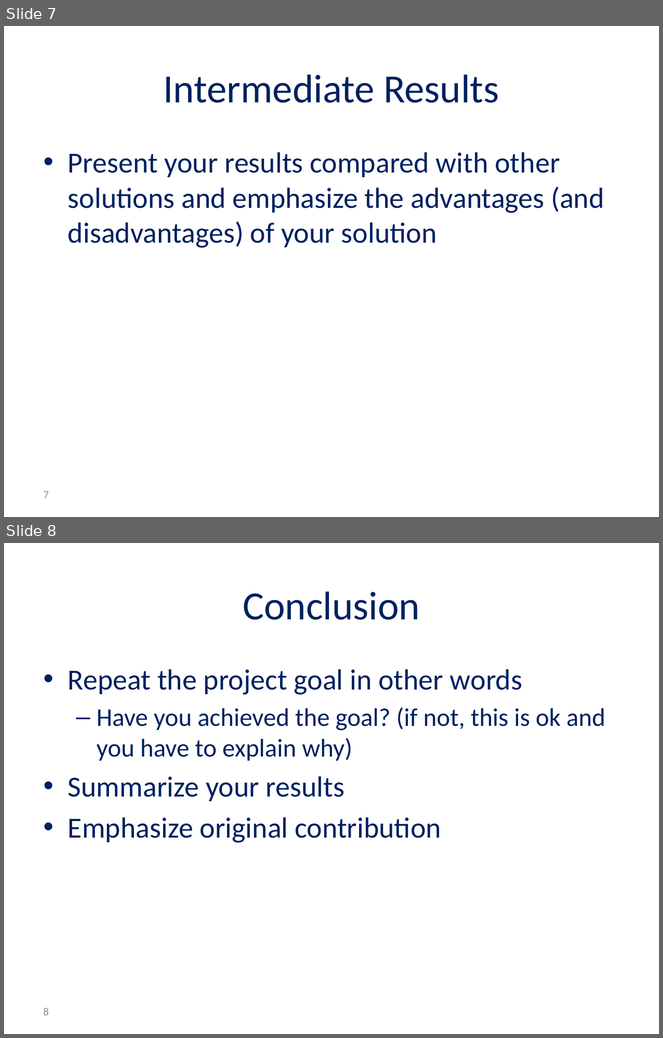
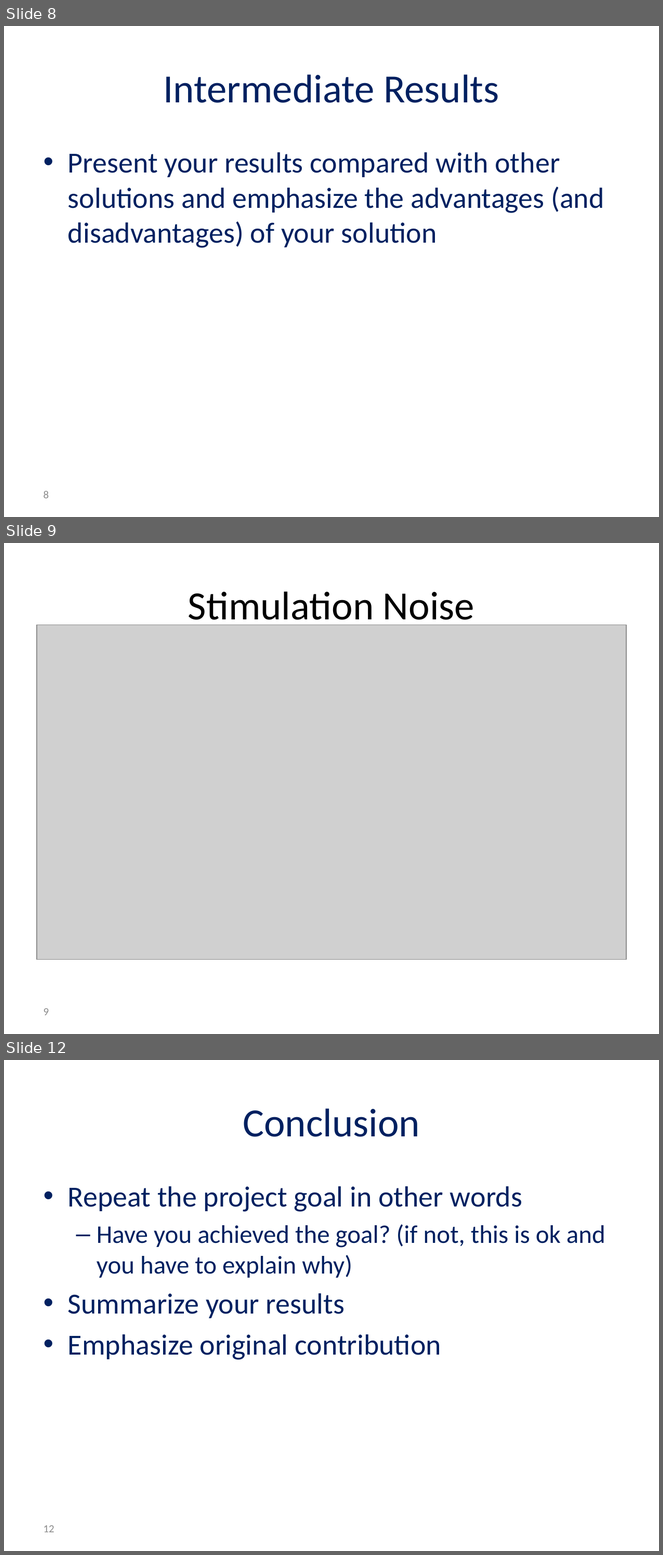
Before and after one commit to reggevlivney/BrainSway, a slide deck: Project_Midterm_Presentation.pptx. Shown one above the other, each under a label of ours: slides 7 and 8 before the commit, slides 8, 9 and 12 after it; the slides between them are not shown. The pictures are 663x1038 and 663x1555 pixels, drawn with LibreOffice and Linux fonts; fonts in the diff are those of the drawing; grey boxes stand for pictures; background and template pictures are left out. Boxes give left, top, right and bottom in pixels: in the first picture for what was removed or moved away, otherwise in the second. Text is boxed around its words. In the diff, an @@ line names an element or a change of style, - is before the commit and + after.

Commit message:
Few pictures and explanations in the presentation. Splitting the signals to the signals before and after the stimulation.

```diff
--- a/Project_Midterm_Presentation.pptx
+++ b/Project_Midterm_Presentation.pptx
@@ slide 9 added at (x1=4, y1=543, x2=659, y2=1034), background #FFFFFF @@
@@ title added at (x1=188, y1=591, x2=475, y2=629), 44 pt, text #000000 @@
+Stimulation Noise
@@ picture added at (x1=37, y1=625, x2=626, y2=960) @@
@@ page number added at (x1=44, y1=1008, x2=49, y2=1016), 12 pt, text #8C8C8C @@
+9
@@ what was slide 7 is now slide 8 @@
@@ page number at (x1=44, y1=491, x2=49, y2=499): text changed @@
-7
+8
@@ what was slide 8 is now slide 12 @@
@@ page number at (x1=44, y1=1525, x2=54, y2=1533): text changed @@
-8
+12
```
Also in this commit, not shown: 2 slides changed, 5 other slides added, 2 slides removed, 2 other files.
